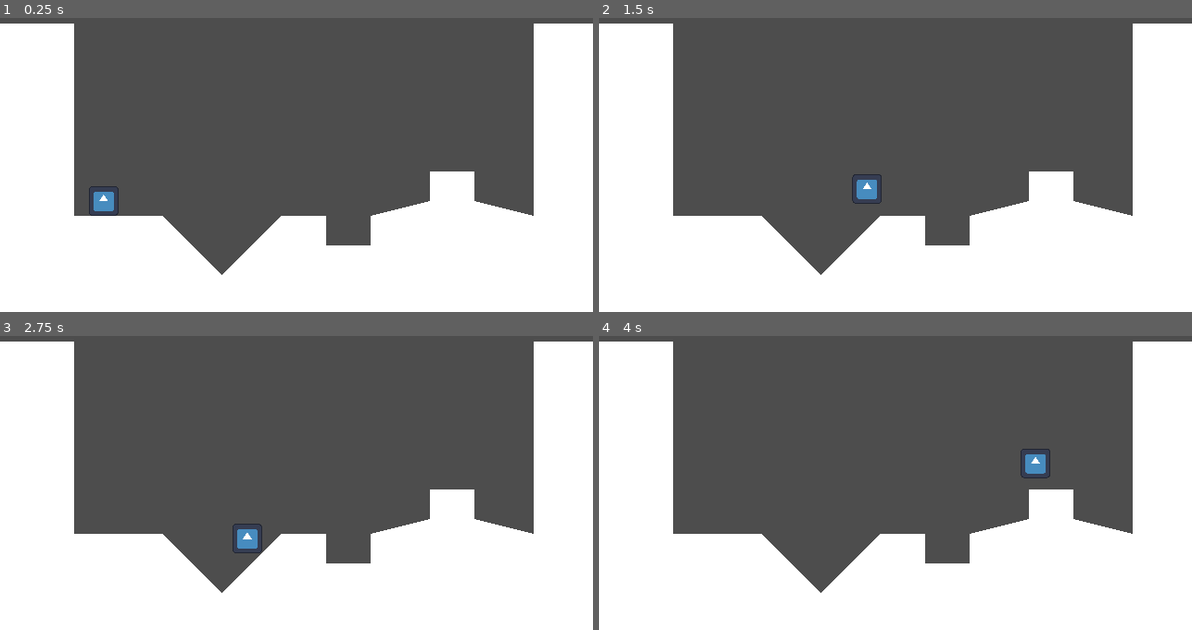
Above: before the commit, frames 1-4 (two rows, left to right).
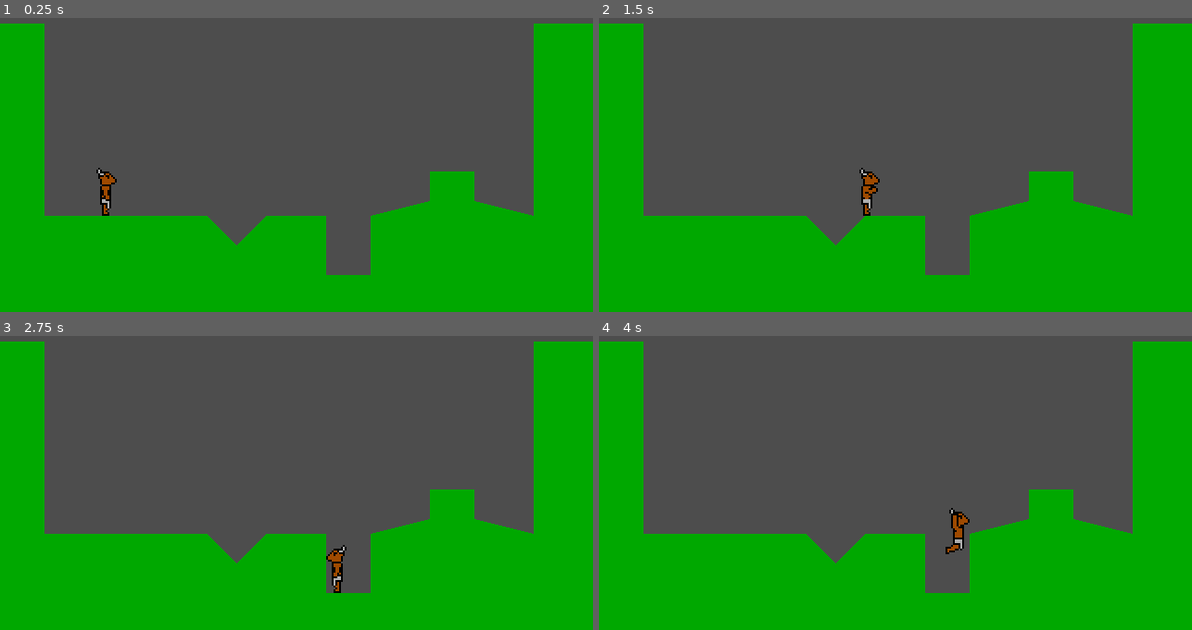
Above: after the commit, the same moments.

Repository: rdas1/mino-game
Game: Godot game, scene res://world.tscn
Same seed, same stepped clock (60 frames per second), same inputs: the game is played once before the commit and once after it. The engine's default icon, where the game draws it, is replaced by a stand-in: a white triangle on a blue panel in a dark square.
Inputs:
- Up to frame 1 (0.25 s): no input
- Up to frame 2 (1.5 s): tap Enter at 0.5 s; hold Right (move_right) from 0.53 s (still down); tap Space (jump) at 0.6, 0.77, 1.07, 1.35 s
- Up to frame 3 (2.75 s): tap Space (jump) at 1.52, 1.82, 2.1 s; release Right (move_right) at 2.03 s; hold Left (move_left) from 2.03 s (still down)
- Up to frame 4 (4 s): release Left (move_left) at 2.78 s; hold Right (move_right) from 2.78 s (still down); tap Space (jump) at 2.85, 3.02, 3.32, 3.6, 3.77 s

The runs differ from the first frame. In frame 1, 48% of the frame differs, in the area x 0-100%, y 1-100%; in frame 2, 48%; in frame 3, 48%; in frame 4, 48%.

Commit message:
basic movement animations

Diff:
--- a/player.gd
+++ b/player.gd
@@ -2,28 +2,54 @@
 
 
 const SPEED = 100.0
-const ACCELERATION = 400.0
-const JUMP_VELOCITY = -200.0
+const ACCELERATION = 600.0
+const FRICTION = 1000.0
+const JUMP_VELOCITY = -300.0
 
 # Get the gravity from the project settings to be synced with RigidBody nodes.
 var gravity = ProjectSettings.get_setting("physics/2d/default_gravity")
 
+@onready var animated_sprite_2d = $AnimatedSprite2D
+
 
 func _physics_process(delta):
-	# Add the gravity.
+	apply_gravity(delta)
+	handle_jump()
+	var input_axis = Input.get_axis("move_left", "move_right")
+	handle_acceleration(input_axis, delta)
+	apply_friction(input_axis, delta)
+	update_animations(input_axis)
+	move_and_slide()
+
+func apply_gravity(delta):
 	if not is_on_floor():
 		velocity.y += gravity * delta
 
-	# Handle jump.
-	if Input.is_action_just_pressed("jump") and is_on_floor():
-		velocity.y = JUMP_VELOCITY
+func handle_jump():
+	if is_on_floor():
+		if Input.is_action_just_pressed("jump"):
+			velocity.y = JUMP_VELOCITY
+	else:
+		if Input.is_action_just_released("jump") and velocity.y < JUMP_VELOCITY / 4:
+			velocity.y = JUMP_VELOCITY / 4
 
-	# Get the input direction and handle the movement/deceleration.
-	# As good practice, you should replace UI actions with custom gameplay actions.
-	var direction = Input.get_axis("move_left", "move_right")
-	if direction:
-		velocity.x = direction * SPEED
+func handle_acceleration(input_axis, delta):
+	if input_axis:
+		velocity.x = move_toward(velocity.x, SPEED * input_axis, ACCELERATION * delta)
+
+func apply_friction(input_axis, delta):
+	if input_axis == 0:
+		velocity.x = move_toward(velocity.x, 0, FRICTION * delta)
+
+func update_animations(input_axis):
+	if input_axis != 0:
+		animated_sprite_2d.flip_h = (input_axis < 0)
+		if abs(velocity.x) < SPEED:
+			animated_sprite_2d.play("walk")
+		else:
+			animated_sprite_2d.play("run")
 	else:
-		velocity.x = 0
+		animated_sprite_2d.play("idle")
 
-	move_and_slide()
+	if not is_on_floor():
+		animated_sprite_2d.play("jump")
--- a/player.tscn
+++ b/player.tscn
@@ -1,10 +1,96 @@
-[gd_scene load_steps=4 format=3 uid="uid://ca5vxok8krd5w"]
+[gd_scene load_steps=14 format=3 uid="uid://ca5vxok8krd5w"]
 
-[ext_resource type="Texture2D" uid="uid://cuga58d0eydql" path="res://icon.svg" id="1_2il1w"]
 [ext_resource type="Script" path="res://player.gd" id="1_5bocr"]
+[ext_resource type="Texture2D" uid="uid://c6ln4fgy8qlde" path="res://player.png" id="2_tlo0q"]
 
 [sub_resource type="RectangleShape2D" id="RectangleShape2D_xhyda"]
-size = Vector2(16, 16)
+size = Vector2(12, 26)
+
+[sub_resource type="AtlasTexture" id="AtlasTexture_o1tpb"]
+atlas = ExtResource("2_tlo0q")
+region = Rect2(160, 80, 40, 40)
+
+[sub_resource type="AtlasTexture" id="AtlasTexture_reuuv"]
+atlas = ExtResource("2_tlo0q")
+region = Rect2(560, 80, 40, 40)
+
+[sub_resource type="AtlasTexture" id="AtlasTexture_5jcqg"]
+atlas = ExtResource("2_tlo0q")
+region = Rect2(320, 80, 40, 40)
+
+[sub_resource type="AtlasTexture" id="AtlasTexture_q1ija"]
+atlas = ExtResource("2_tlo0q")
+region = Rect2(360, 80, 40, 40)
+
+[sub_resource type="AtlasTexture" id="AtlasTexture_kx65f"]
+atlas = ExtResource("2_tlo0q")
+region = Rect2(400, 80, 40, 40)
+
+[sub_resource type="AtlasTexture" id="AtlasTexture_0iau4"]
+atlas = ExtResource("2_tlo0q")
+region = Rect2(440, 80, 40, 40)
+
+[sub_resource type="AtlasTexture" id="AtlasTexture_gwi76"]
+atlas = ExtResource("2_tlo0q")
+region = Rect2(200, 80, 40, 40)
+
+[sub_resource type="AtlasTexture" id="AtlasTexture_abqbb"]
+atlas = ExtResource("2_tlo0q")
+region = Rect2(240, 80, 40, 40)
+
+[sub_resource type="AtlasTexture" id="AtlasTexture_2x2je"]
+atlas = ExtResource("2_tlo0q")
+region = Rect2(280, 80, 40, 40)
+
+[sub_resource type="SpriteFrames" id="SpriteFrames_jbryl"]
+animations = [{
+"frames": [{
+"duration": 1.0,
+"texture": SubResource("AtlasTexture_o1tpb")
+}],
+"loop": true,
+"name": &"idle",
+"speed": 5.0
+}, {
+"frames": [{
+"duration": 1.0,
+"texture": SubResource("AtlasTexture_reuuv")
+}],
+"loop": true,
+"name": &"jump",
+"speed": 5.0
+}, {
+"frames": [{
+"duration": 1.0,
+"texture": SubResource("AtlasTexture_5jcqg")
+}, {
+"duration": 1.0,
+"texture": SubResource("AtlasTexture_q1ija")
+}, {
+"duration": 1.0,
+"texture": SubResource("AtlasTexture_kx65f")
+}, {
+"duration": 1.0,
+"texture": SubResource("AtlasTexture_0iau4")
+}],
+"loop": true,
+"name": &"run",
+"speed": 10.0
+}, {
+"frames": [{
+"duration": 1.0,
+"texture": SubResource("AtlasTexture_gwi76")
+}, {
+"duration": 1.0,
+"texture": SubResource("AtlasTexture_abqbb")
+}, {
+"duration": 1.0,
+"texture": SubResource("AtlasTexture_2x2je")
+}],
+"loop": true,
+"name": &"walk",
+"speed": 6.0
+}]
 
 [node name="Player" type="CharacterBody2D"]
 position = Vector2(-1, 0)
@@ -14,8 +100,11 @@
 script = ExtResource("1_5bocr")
 
 [node name="CollisionShape2D" type="CollisionShape2D" parent="."]
+position = Vector2(1, -13)
 shape = SubResource("RectangleShape2D_xhyda")
 
-[node name="Sprite2D" type="Sprite2D" parent="."]
-scale = Vector2(0.125, 0.125)
-texture = ExtResource("1_2il1w")
+[node name="AnimatedSprite2D" type="AnimatedSprite2D" parent="."]
+position = Vector2(1, -11)
+sprite_frames = SubResource("SpriteFrames_jbryl")
+animation = &"walk"
+frame_progress = 0.00898663
--- a/world.tscn
+++ b/world.tscn
@@ -9,9 +9,10 @@
 [node name="StaticBody2D" type="StaticBody2D" parent="."]
 
 [node name="CollisionPolygon2D" type="CollisionPolygon2D" parent="StaticBody2D"]
-polygon = PackedVector2Array(0, 24, 40, 24, 40, 128, 88, 128, 120, 160, 152, 128, 176, 128, 176, 144, 200, 144, 200, 128, 232, 120, 232, 104, 256, 104, 256, 120, 288, 128, 288, 24, 320, 24, 320, 180, 0, 180)
+polygon = PackedVector2Array(0, 24, 24, 24, 24, 128, 112, 128, 128, 144, 144, 128, 176, 128, 176, 160, 200, 160, 200, 128, 232, 120, 232, 104, 256, 104, 256, 120, 288, 128, 288, 24, 320, 24, 320, 180, 0, 180)
 
 [node name="Polygon2D" type="Polygon2D" parent="StaticBody2D/CollisionPolygon2D"]
+color = Color(0, 0.658824, 0, 1)
 antialiased = true
 
 [node name="Player" parent="." instance=ExtResource("2_p6nrh")]
Binary file added: player.png
Not shown, added: player.png.import
